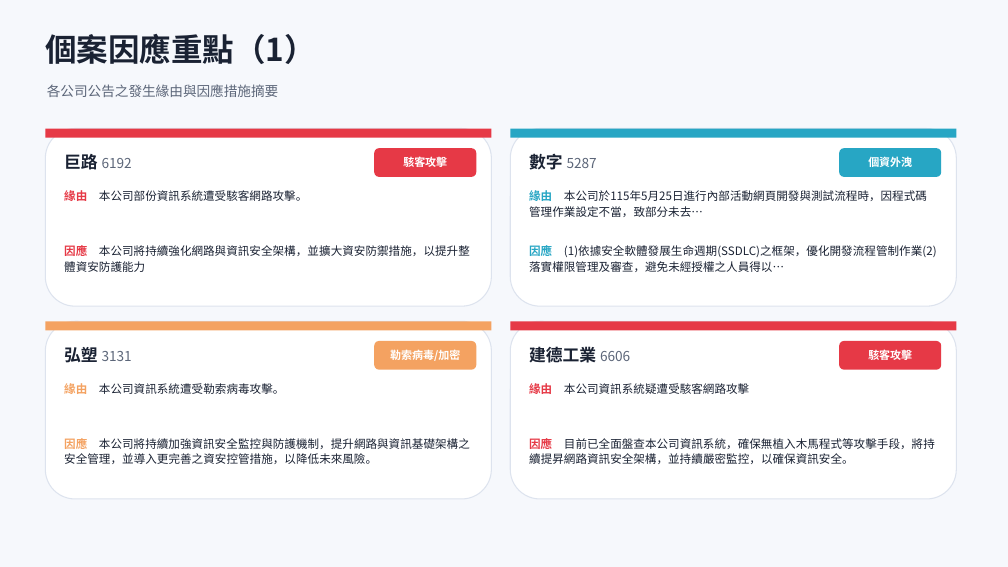
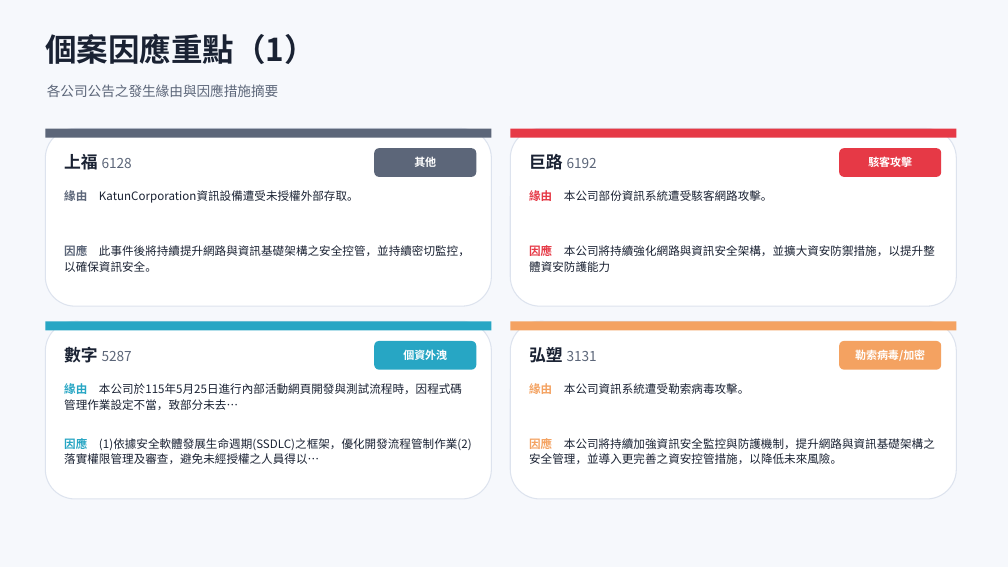
Before and after one commit to Johnnylin77/mops-isec-monitor, a slide deck: slide 6 of 資安事件因應分析.pptx. Drawn at 1008x567 pixels with LibreOffice and Linux fonts; fonts in the diff are those of the drawing. Boxes give left, top, right and bottom in pixels: in the first picture for what was removed or moved away, otherwise in the second. Text is boxed around its words. In the diff, an @@ line names an element or a change of style, - is before the commit and + after.

```diff
--- a/資安事件因應分析.pptx
+++ b/資安事件因應分析.pptx
@@ rectangle at (x1=45, y1=129, x2=492, y2=138): fill #E63946 to #5C6679 @@
@@ rounded rectangle at (x1=374, y1=148, x2=476, y2=177): fill #E63946 to #5C6679 @@
@@ rectangle at (x1=510, y1=129, x2=957, y2=138): fill #27A6C4 to #E63946 @@
@@ rounded rectangle at (x1=839, y1=148, x2=941, y2=177): fill #27A6C4 to #E63946 @@
@@ text at (x1=64, y1=154, x2=132, y2=170): text changed @@
-巨路 6192
+上福 6128
@@ text at (x1=414, y1=157, x2=436, y2=167): text changed @@
-駭客攻擊
+其他
@@ text at (x1=529, y1=154, x2=597, y2=170): text changed @@
-數字 5287
+巨路 6192
@@ text at (x1=868, y1=155, x2=912, y2=170): text changed @@
-個資外洩
+駭客攻擊
@@ text at (x1=64, y1=190, x2=359, y2=203): text changed @@
-緣由 本公司部份資訊系統遭受駭客網路攻擊。
+緣由 KatunCorporation資訊設備遭受未授權外部存取。
@@ text at (x1=529, y1=190, x2=773, y2=201): text changed @@
-緣由 本公司於115年5月25日進行內部活動網頁開發與測試流程時，因程式碼管理作業設定不當，致部分未去…
+緣由 本公司部份資訊系統遭受駭客網路攻擊。
@@ text at (x1=64, y1=245, x2=470, y2=272): text changed @@
-因應 本公司將持續強化網路與資訊安全架構，並擴大資安防禦措施，以提升整體資安防護能力
+因應 此事件後將持續提升網路與資訊基礎架構之安全控管，並持續密切監控，以確保資訊安全。
@@ text at (x1=529, y1=243, x2=935, y2=272): text changed @@
-因應 (1)依據安全軟體發展生命週期(SSDLC)之框架，優化開發流程管制作業(2)落實權限管理及審查，避免未經授權之人員得以…
+因應 本公司將持續強化網路與資訊安全架構，並擴大資安防禦措施，以提升整體資安防護能力
@@ rectangle at (x1=45, y1=321, x2=492, y2=330): fill #F4A261 to #27A6C4 @@
@@ rectangle at (x1=510, y1=321, x2=957, y2=330): fill #E63946 to #F4A261 @@
@@ text at (x1=64, y1=347, x2=132, y2=363): text changed @@
-弘塑 3131
+數字 5287
@@ rounded rectangle at (x1=374, y1=341, x2=476, y2=370): fill #F4A261 to #27A6C4 @@
@@ text at (x1=403, y1=350, x2=447, y2=360): text changed @@
-勒索病毒/加密
+個資外洩
@@ text at (x1=529, y1=347, x2=597, y2=363): text changed; size 16 to 13 pt; text colour #1A2233 to #5C6679; bold off @@
-建德工業 6606
+弘塑 3131
@@ rounded rectangle at (x1=839, y1=341, x2=941, y2=370): fill #E63946 to #F4A261 @@
@@ text at (x1=855, y1=350, x2=925, y2=361): text changed @@
-駭客攻擊
+勒索病毒/加密
@@ text at (x1=64, y1=383, x2=462, y2=410): text changed @@
-緣由 本公司資訊系統遭受勒索病毒攻擊。
+緣由 本公司於115年5月25日進行內部活動網頁開發與測試流程時，因程式碼管理作業設定不當，致部分未去…
@@ text at (x1=529, y1=383, x2=749, y2=394): text changed @@
-緣由 本公司資訊系統疑遭受駭客網路攻擊
+緣由 本公司資訊系統遭受勒索病毒攻擊。
@@ text at (x1=64, y1=436, x2=472, y2=464): text changed @@
-因應 本公司將持續加強資訊安全監控與防護機制，提升網路與資訊基礎架構之安全管理，並導入更完善之資安控管措施，以降低未來風險。
+因應 (1)依據安全軟體發展生命週期(SSDLC)之框架，優化開發流程管制作業(2)落實權限管理及審查，避免未經授權之人員得以…
@@ text at (x1=529, y1=438, x2=935, y2=464): text changed @@
-因應 目前已全面盤查本公司資訊系統，確保無植入木馬程式等攻擊手段，將持續提昇網路資訊安全架構，並持續嚴密監控，以確保資訊安全。
+因應 本公司將持續加強資訊安全監控與防護機制，提升網路與資訊基礎架構之安全管理，並導入更完善之資安控管措施，以降低未來風險。
```
Also in this commit, not shown: 5 other slides changed, 2 other files.
